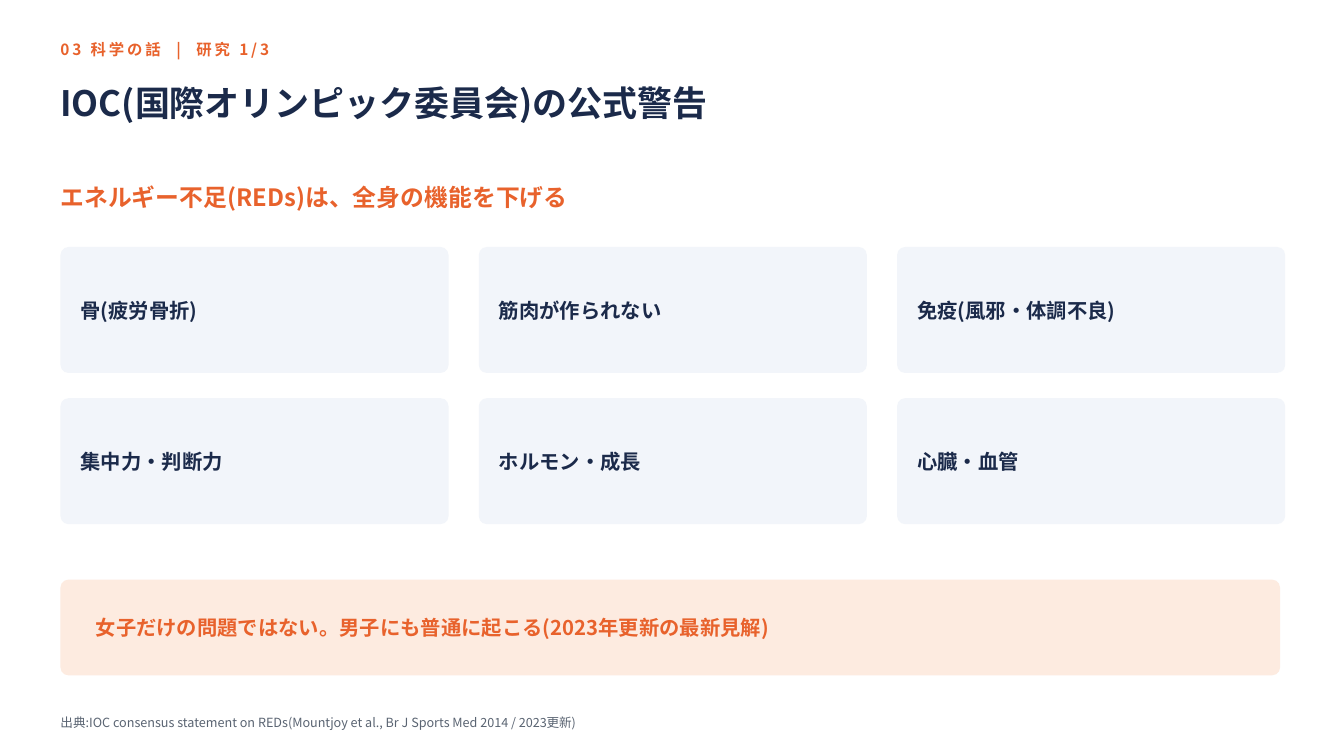
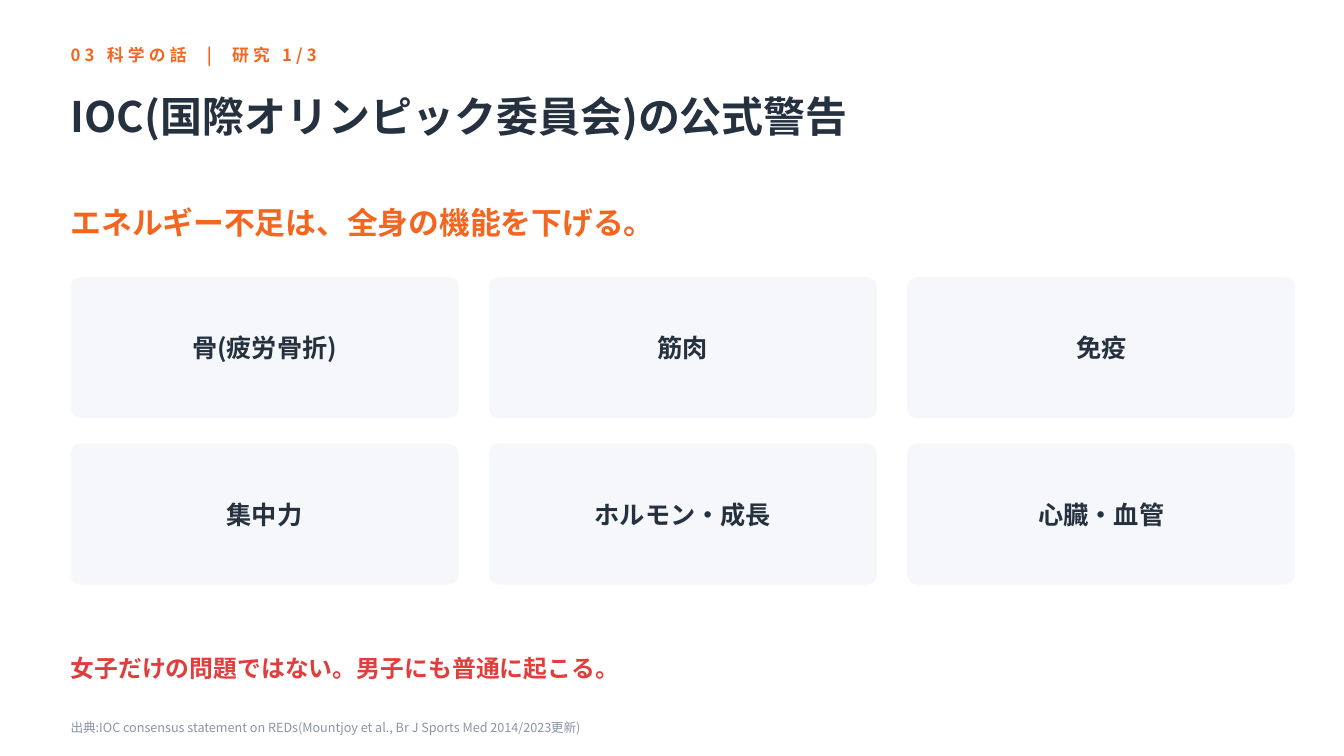
Before and after one commit to k-nomiya/Claude-Code-Test, a slide deck: slide 18 of nutrition-workshop/slides.pptx (slide 17 before the commit). Drawn at 1344x756 pixels with LibreOffice and Linux fonts; fonts in the diff are those of the drawing. Boxes give left, top, right and bottom in pixels: in the first picture for what was removed or moved away, otherwise in the second. Text is boxed around its words. In the diff, an @@ line names an element or a change of style, - is before the commit and + after.

```diff
--- a/nutrition-workshop/slides.pptx
+++ b/nutrition-workshop/slides.pptx
@@ text "03 科学の話 | 研究 1/3": place and size @@
-text "03 科学の話 | 研究 1/3" at [60, 40, 269, 60]
+text "03 科学の話 | 研究 1/3" at [71, 46, 317, 64]
@@ text "03 科学の話 | 研究 1/3" at [71, 46, 317, 64]: size 11 to 12 pt, text colour #E8622C to #F4661F, letter spacing 2 to 3 pt @@
@@ text "IOC(国際オリンピック委員会)の公式警告": place and size @@
-text "IOC(国際オリンピック委員会)の公式警告" at [60, 86, 707, 123]
+text "IOC(国際オリンピック委員会)の公式警告" at [71, 96, 848, 141]
@@ text "IOC(国際オリンピック委員会)の公式警告" at [71, 96, 848, 141]: size 25 to 30 pt, text colour #1B2A4A to #26313F @@
@@ text at [71, 207, 655, 237]: text changed; size 17 to 22 pt; text colour #E8622C to #F4661F @@
-エネルギー不足(REDs)は、全身の機能を下げる
+エネルギー不足は、全身の機能を下げる。
@@ text "骨(疲労骨折)": place and size @@
-text "骨(疲労骨折)" at [81, 300, 198, 322]
+text "骨(疲労骨折)" at [192, 335, 337, 362]
@@ rounded rectangle: place and size @@
-rounded rectangle at [60, 247, 449, 373]
+rounded rectangle at [71, 277, 459, 418]
@@ rounded rectangle: place and size @@
-rounded rectangle at [479, 247, 867, 373]
+rounded rectangle at [489, 277, 877, 418]
@@ rounded rectangle: place and size @@
-rounded rectangle at [897, 247, 1286, 373]
+rounded rectangle at [907, 277, 1296, 418]
@@ text at [658, 335, 708, 360]: text changed; size 14.5 to 18 pt; text colour #1B2A4A to #26313F @@
-筋肉が作られない
+筋肉
@@ text at [1076, 335, 1126, 360]: text changed; size 14.5 to 18 pt; text colour #1B2A4A to #26313F @@
-免疫(風邪・体調不良)
+免疫
@@ rounded rectangle: place and size @@
-rounded rectangle at [60, 398, 449, 524]
+rounded rectangle at [71, 444, 459, 585]
@@ text "ホルモン・成長": place and size @@
-text "ホルモン・成長" at [499, 451, 641, 471]
+text "ホルモン・成長" at [595, 502, 771, 526]
@@ rounded rectangle: place and size @@
-rounded rectangle at [479, 398, 867, 524]
+rounded rectangle at [489, 444, 877, 585]
@@ size 14.5 to 18 pt, text colour #1B2A4A to #26313F; alignment left to centre in 3 elements at [192, 335, 337, 362], [595, 502, 771, 526], [1038, 502, 1164, 527] @@
@@ text "心臓・血管": place and size @@
-text "心臓・血管" at [917, 451, 1019, 471]
+text "心臓・血管" at [1038, 502, 1164, 527]
@@ fill #F2F5FA to #F5F7FA; proportions changed in 6 elements at [71, 277, 459, 418], [489, 277, 877, 418], [907, 277, 1296, 418], [71, 444, 459, 585], [489, 444, 877, 585], [907, 444, 1296, 585] @@
@@ rounded rectangle: place and size @@
-rounded rectangle at [897, 398, 1286, 524]
+rounded rectangle at [907, 444, 1296, 585]
@@ text at [227, 502, 303, 527]: text changed; size 14.5 to 18 pt; text colour #1B2A4A to #26313F @@
-集中力・判断力
+集中力
@@ rounded rectangle removed at [60, 580, 1280, 676] @@
@@ text at [71, 656, 620, 680]: text changed; size 14.5 to 17 pt; text colour #E8622C to #E23D3D @@
-女子だけの問題ではない。男子にも普通に起こる(2023年更新の最新見解)
+女子だけの問題ではない。男子にも普通に起こる。
@@ text at [71, 721, 580, 735]: text changed; text colour #5A6472 to #8A94A6 @@
-出典:IOC consensus statement on REDs(Mountjoy et al., Br J Sports Med 2014 / 2023更新)
+出典:IOC consensus statement on REDs(Mountjoy et al., Br J Sports Med 2014/2023更新)
```
Also in this commit, not shown: 44 other slides changed, 1 slide added.
